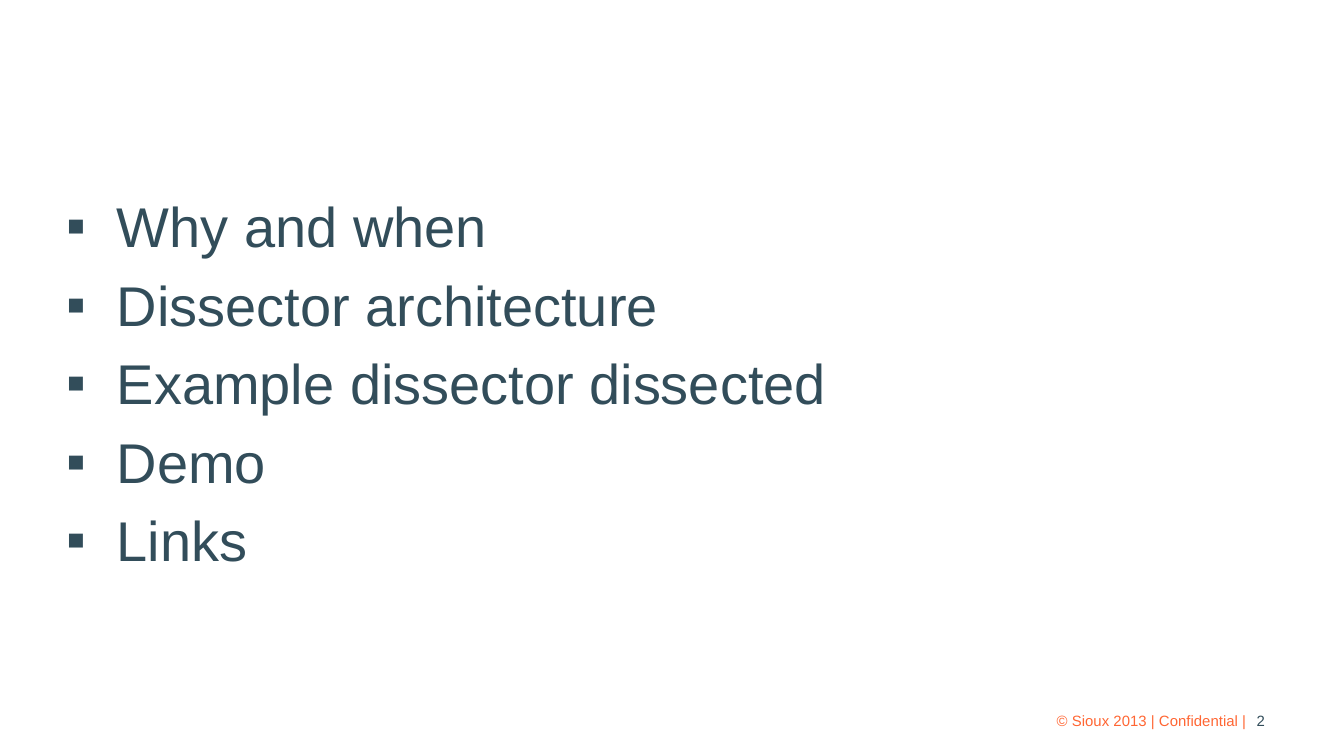
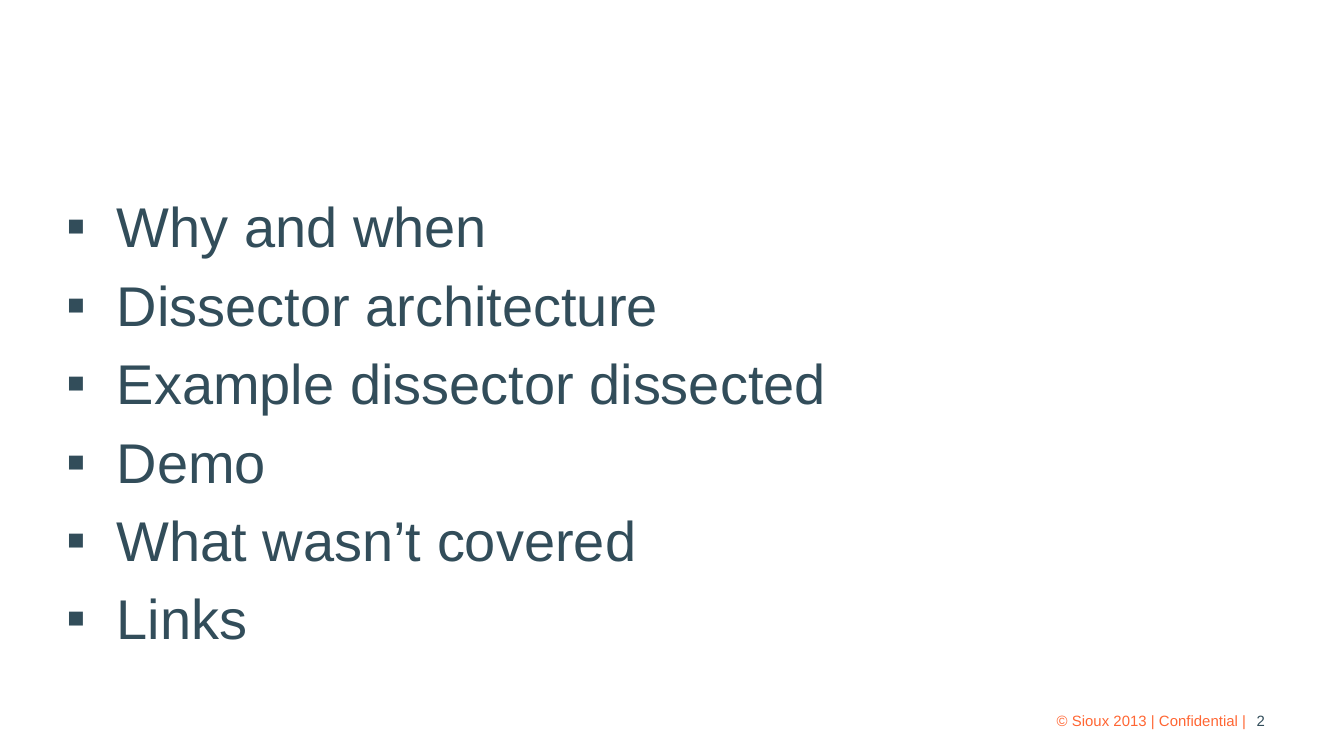
Before and after one commit to xtofl/wiresharkdemo, a slide deck: slide 2 of Lua Wireshark Dissectors.pptx. Drawn at 1344x756 pixels with LibreOffice and Linux fonts; fonts in the diff are those of the drawing; background and template pictures are left out. Boxes give left, top, right and bottom in pixels: in the first picture for what was removed or moved away, otherwise in the second. Text is boxed around its words. In the diff, an @@ line names an element or a change of style, - is before the commit and + after.

Commit message:
[doc] final slides

```diff
--- a/Lua Wireshark Dissectors.pptx
+++ b/Lua Wireshark Dissectors.pptx
@@ text at bbox=[117, 520, 636, 562]: paragraph added @@
+▪ What wasn’t covered
```
Also in this commit, not shown: 1 other slide changed.
